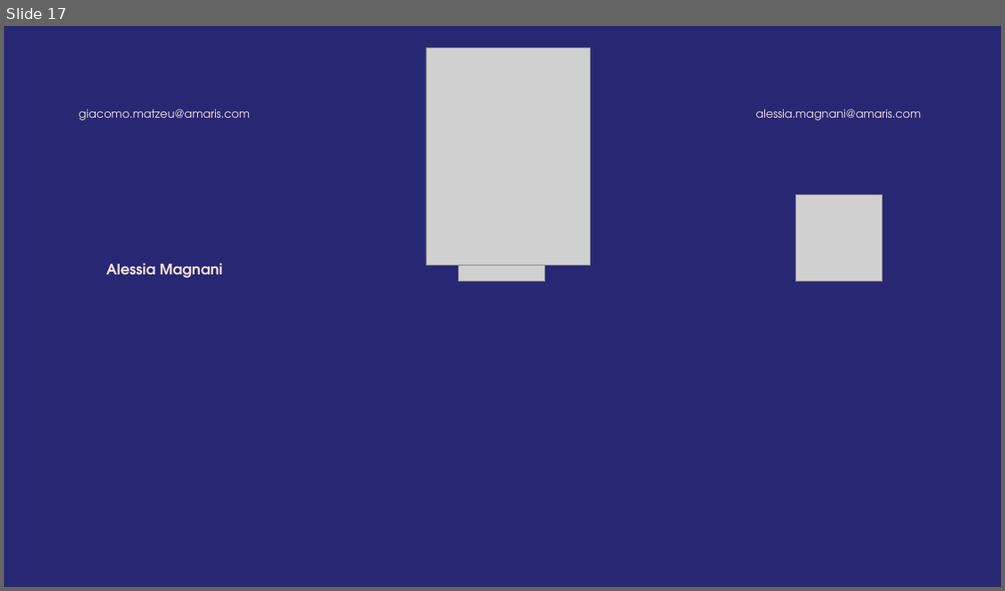
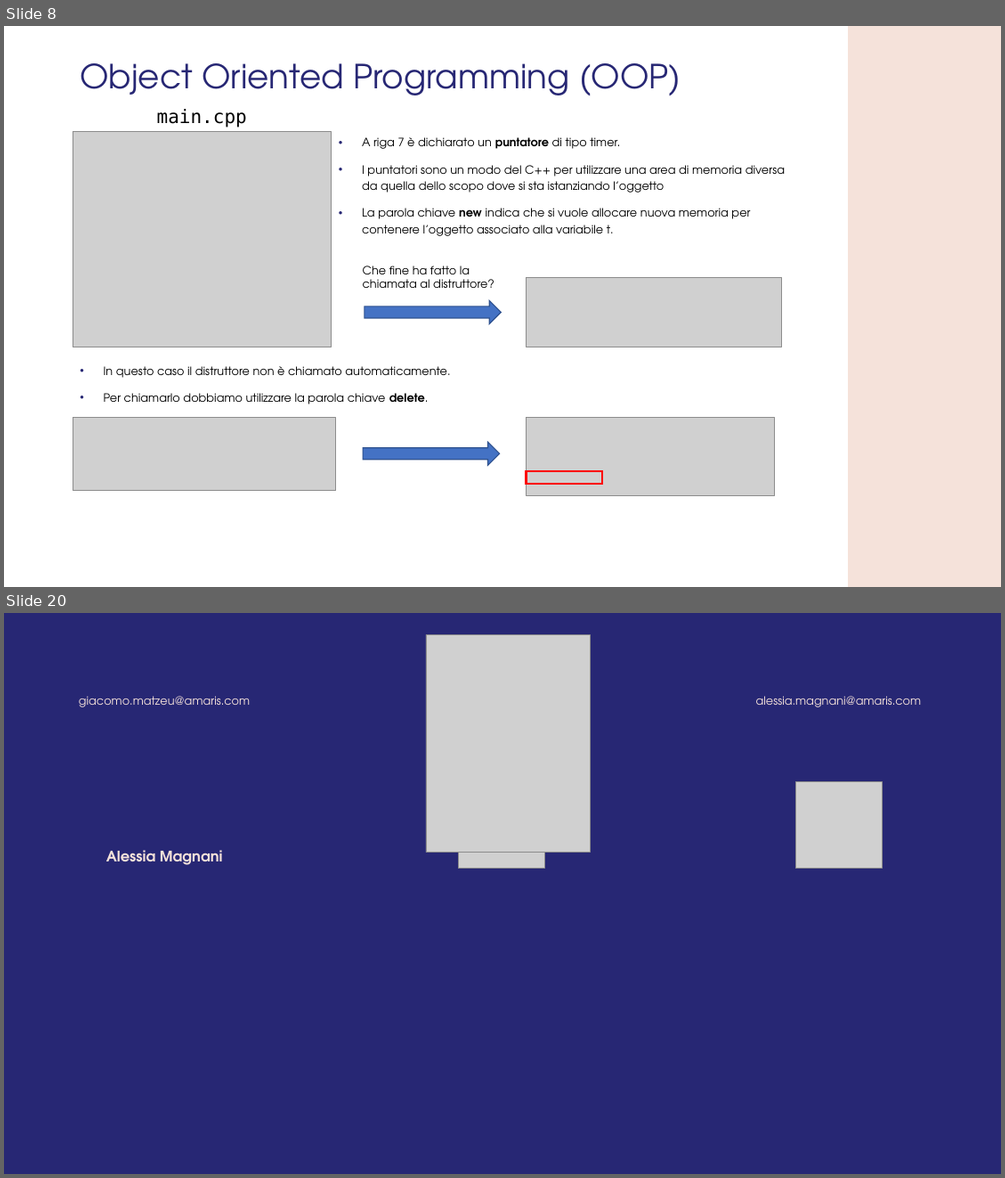
Before and after one commit to GMATZEU42/WS, a slide deck: WS03/WS_3.odp. Shown one above the other, each under a label of ours: slide 17 before the commit, slides 8 and 20 after it; the slides between them are not shown. The pictures are 1005x591 and 1005x1178 pixels, drawn with LibreOffice and Linux fonts; fonts in the diff are those of the drawing; grey boxes stand for pictures; background and template pictures are left out. Boxes give left, top, right and bottom in pixels: in the first picture for what was removed or moved away, otherwise in the second. Text is boxed around its words. In the diff, an @@ line names an element or a change of style, - is before the commit and + after.

```diff
--- a/WS03/WS_3.odp
+++ b/WS03/WS_3.odp
@@ slide 8 added at (4,26,1001,587), background #FFFFFF @@
@@ freeform shape added at (848,26,1001,587), fill #F5E2DA @@
@@ title added at (80,63,681,95), 32 pt, text #272774 @@
+Object Oriented Programming (OOP)
@@ picture added at (73,131,332,346) @@
@@ text added at (157,109,247,127), 18 pt, text #000000 @@
+main.cpp
@@ text added at (362,137,785,236), 11 pt, text #000000 @@
+• A riga 7 è dichiarato un puntatore di tipo timer.
+• I puntatori sono un modo del C++ per utilizzare una area di memoria diversa da quella dello scopo dove si sta istanziando l’oggetto
+• La parola chiave new indica che si vuole allocare nuova memoria per contenere l’oggetto associato alla variabile t.
@@ text added at (363,265,494,288), 11 pt, text #000000 @@
+Che fine ha fatto la chiamata al distruttore?
@@ picture added at (526,277,783,346) @@
@@ freeform shape added at (364,300,502,323), fill #4472C4, outline #2F528F 0.99 pt @@
@@ text added at (104,366,450,404), 11 pt, text #000000 @@
+• In questo caso il distruttore non è chiamato automaticamente.
+• Per chiamarlo dobbiamo utilizzare la parola chiave delete.
@@ picture added at (73,418,336,491) @@
@@ picture added at (526,417,775,496) @@
@@ freeform shape added at (363,442,500,465), fill #4472C4, outline #2F528F 0.99 pt @@
@@ freeform shape added at (526,471,602,483), outline #FF0000 2.24 pt @@
@@ what was slide 17 is now slide 20 @@
```
Also in this commit, not shown: 16 other slides added, 14 slides removed, 44 other files.
